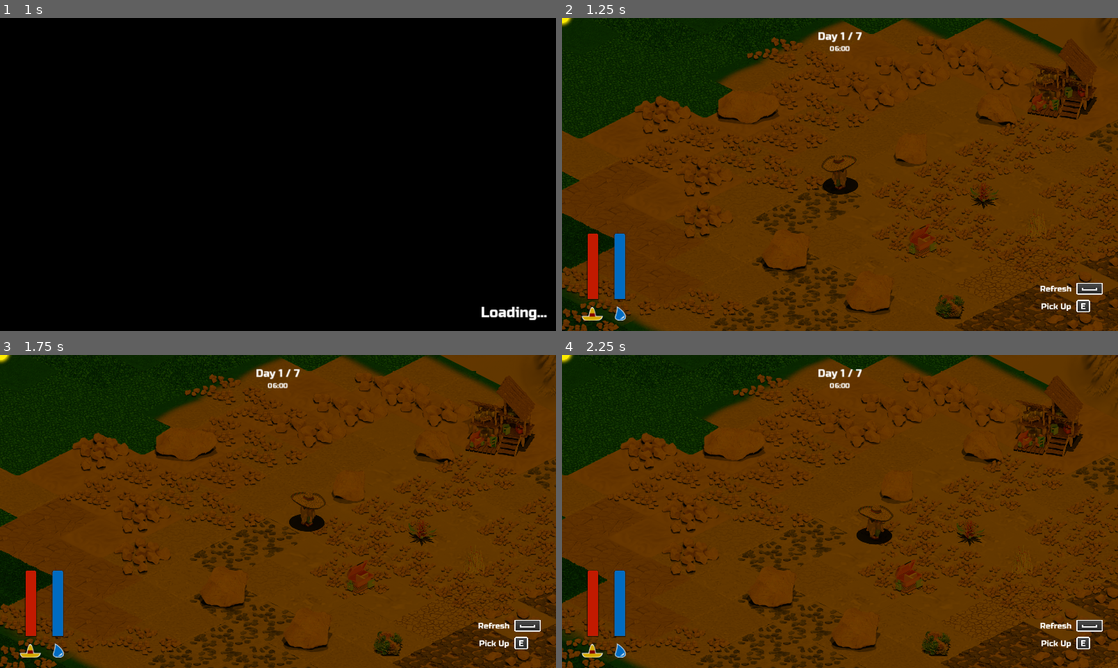
Above: before the commit, frames 1-4 (two rows, left to right).
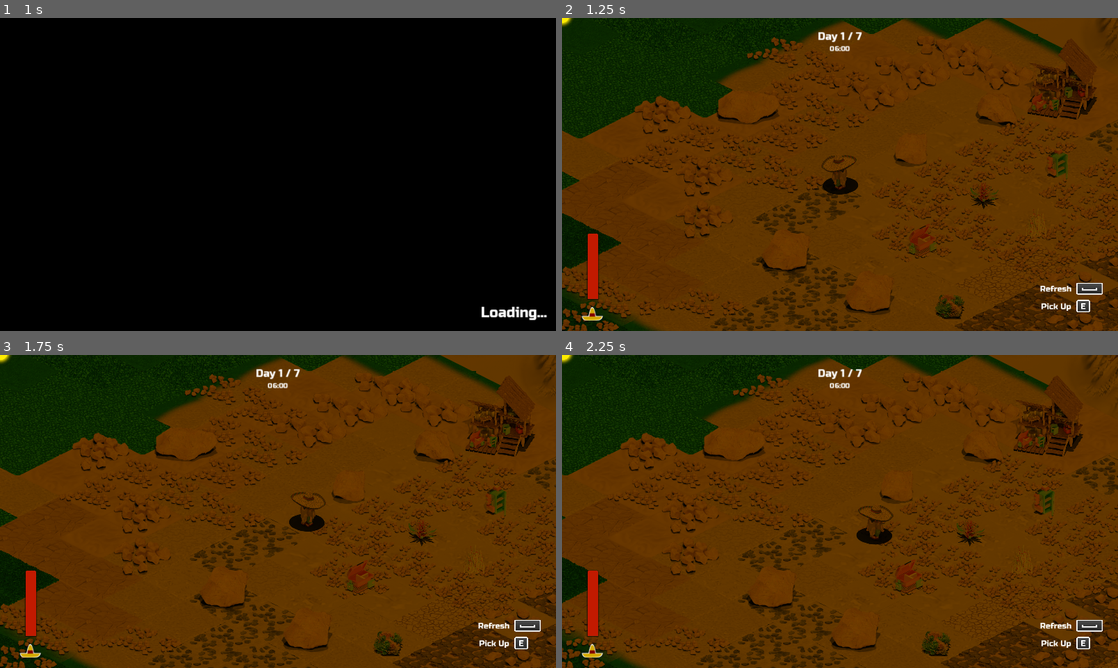
Above: after the commit, the same moments.

Repository: lorentzo/jagoda-jam
Game: Godot game, scene res://Scenes/MainMenu.tscn
The game is run twice, just before and just after one commit, with the same random seed, the same clock (stepped at 60 frames per second) and the same inputs.
Inputs:
- Up to frame 1 (1 s): click "Play" at 0.5 s
- Up to frame 2 (1.25 s): no input
- Up to frame 3 (1.75 s): hold Right (walk-right) from 1.28 s (still down); tap E (main) at 1.35 s
- Up to frame 4 (2.25 s): release Right (walk-right) at 2.03 s; hold Down (walk-down) from 2.03 s (still down); tap Space (use-item) at 2.1 s

Frame 1 is identical in both runs. In frame 2, 0.7% of the frame differs, in the area x 9-91%, y 41-97%; in frame 3, 0.7%; in frame 4, 0.7%.

Commit message:
Make the item freshness bar visible only when a fridge is picked up

Diff:
--- a/jagoda/Scenes/Game.gd
+++ b/jagoda/Scenes/Game.gd
@@ -29,6 +29,8 @@
 signal day_changed
 
 func _ready():
+	$HUD/Freshness.visible = false
+
 	sun_intensity_changed.connect($Player.on_sun_intensity_changed)
 	$Player.player_freshness_changed.connect(self._on_player_freshness_changed)
 	$Player.player_pick_up_fridge.connect(self._on_player_pick_up_fridge)
@@ -59,12 +61,15 @@
 		self._game_over()
 
 func _on_fridge_freshness_changed(freshness):
-	$HUD/ItemWaterBar.value = freshness
+	$HUD/Freshness/ItemFreshnessBar.value = freshness
 
 func _on_player_pick_up_fridge(fridge):
+	$HUD/Freshness/ItemFreshnessBar.value = fridge.freshness
+	$HUD/Freshness.visible = true
 	self.remove_child(fridge)
 
 func _on_player_drop_fridge(fridge):
+	$HUD/Freshness.visible = false
 	self.add_child(fridge)
 
 func _on_day_changed():
--- a/jagoda/Scenes/Game.tscn
+++ b/jagoda/Scenes/Game.tscn
@@ -23,6 +23,7 @@
 [ext_resource type="PackedScene" uid="uid://372d7vwyf8b7" path="res://Scenes/Fridge.tscn" id="22_yue06"]
 [ext_resource type="SpriteFrames" uid="uid://bcj2104swj77d" path="res://Assets/Fridges/Fridge1/Fridge1SpriteFrames.tres" id="23_5nhu3"]
 [ext_resource type="Texture2D" uid="uid://be1lssj0wbsd0" path="res://Assets/Icons/Sombrero.tres" id="23_s83ng"]
+[ext_resource type="SpriteFrames" uid="uid://bwnnqvxfqtvc1" path="res://Assets/Fridges/Fridge2/Fridge2SpriteFrames.tres" id="24_33vom"]
 
 [sub_resource type="StyleBoxFlat" id="StyleBoxFlat_31pxf"]
 bg_color = Color(1, 1, 1, 0.392157)
@@ -138,22 +139,6 @@
 fill_mode = 3
 show_percentage = false
 
-[node name="ItemWaterBar" type="ProgressBar" parent="HUD"]
-anchors_preset = 2
-anchor_top = 1.0
-anchor_bottom = 1.0
-offset_left = 121.0
-offset_top = -224.0
-offset_right = 145.0
-offset_bottom = -74.0
-grow_vertical = 0
-theme_override_styles/background = SubResource("StyleBoxFlat_31pxf")
-theme_override_styles/fill = SubResource("StyleBoxFlat_ewus7")
-step = 1.0
-value = 100.0
-fill_mode = 3
-show_percentage = false
-
 [node name="DayLabel" type="Label" parent="HUD"]
 anchors_preset = 5
 anchor_left = 0.5
@@ -240,16 +225,6 @@
 theme_override_font_sizes/font_size = 24
 text = "Pick Up"
 
-[node name="Droplet" type="TextureRect" parent="HUD"]
-texture_filter = 6
-offset_left = 121.0
-offset_top = 662.0
-offset_right = 209.0
-offset_bottom = 776.0
-scale = Vector2(0.3, 0.3)
-texture = ExtResource("22_b24xu")
-stretch_mode = 4
-
 [node name="Sombrero" type="TextureRect" parent="HUD"]
 texture_filter = 6
 offset_left = 45.0
@@ -260,6 +235,38 @@
 texture = ExtResource("23_s83ng")
 stretch_mode = 4
 
+[node name="Freshness" type="Node2D" parent="HUD"]
+
+[node name="ItemFreshnessBar" type="ProgressBar" parent="HUD/Freshness"]
+anchors_preset = 2
+anchor_top = 1.0
+anchor_bottom = 1.0
+offset_left = 121.0
+offset_top = 496.0
+offset_right = 145.0
+offset_bottom = 646.0
+grow_vertical = 0
+theme_override_styles/background = SubResource("StyleBoxFlat_31pxf")
+theme_override_styles/fill = SubResource("StyleBoxFlat_ewus7")
+step = 1.0
+value = 100.0
+fill_mode = 3
+show_percentage = false
+
+[node name="Droplet" type="TextureRect" parent="HUD/Freshness"]
+texture_filter = 6
+offset_left = 121.0
+offset_top = 662.0
+offset_right = 209.0
+offset_bottom = 776.0
+scale = Vector2(0.3, 0.3)
+texture = ExtResource("22_b24xu")
+stretch_mode = 4
+
 [node name="Fridge" parent="." instance=ExtResource("22_yue06")]
 position = Vector2(672, 631)
 sprite_frames = ExtResource("23_5nhu3")
+
+[node name="Fridge2" parent="." instance=ExtResource("22_yue06")]
+position = Vector2(1085, 395)
+sprite_frames = ExtResource("24_33vom")
--- a/jagoda/Scenes/Player.tscn
+++ b/jagoda/Scenes/Player.tscn
@@ -28,7 +28,7 @@
 shape = SubResource("RectangleShape2D_8ctm2")
 
 [node name="WaterParticles" type="CPUParticles2D" parent="."]
-position = Vector2(41, 8)
+position = Vector2(51, 11)
 emitting = false
 amount = 32
 lifetime = 0.6
Not shown: 1 places in jagoda/Scenes/Game.tscn that only renumber resources
Not shown: 2 places in jagoda/Scenes/Player.tscn that only renumber resources
